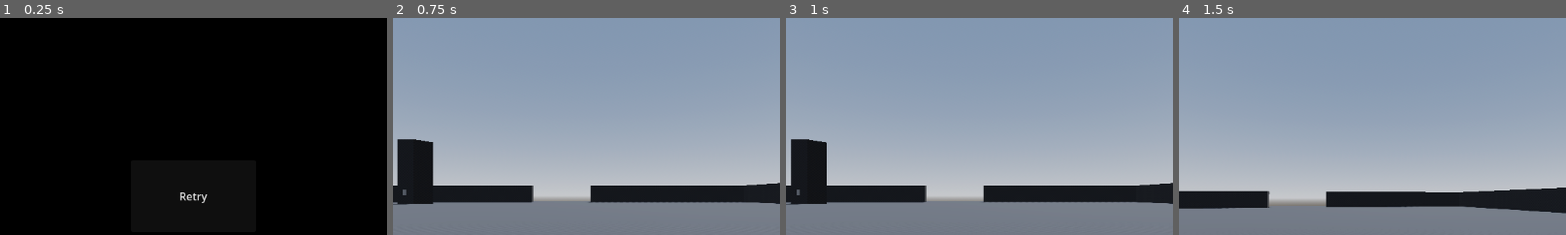
Above: before the commit, frames 1-4 (left to right).
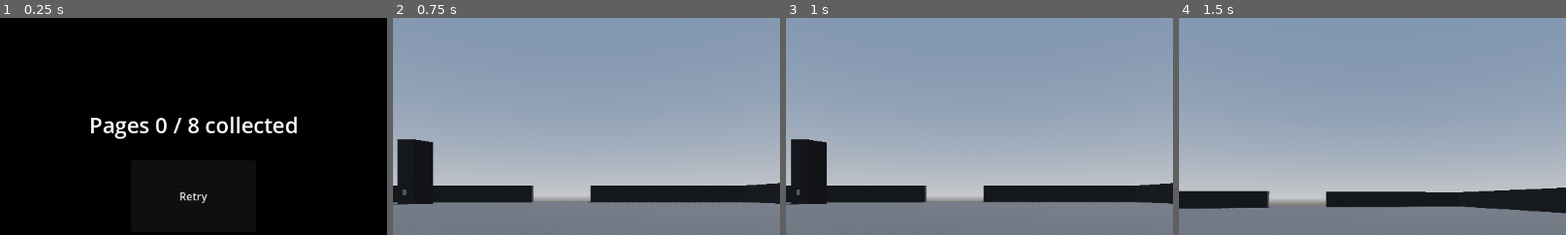
Above: after the commit, the same moments.

Repository: pokemeta/s_stalker
Game: Godot game, scene res://retryscreen.tscn
Two runs of this game, one before a commit and one after it. Both use one fixed random seed, a clock stepped at 60 frames per second and the inputs below. This scene is started directly instead of the project's main scene.
Inputs (mouse positions are % of the whole screen's width and height, from its top left):
- Up to frame 1 (0.25 s): no input
- Up to frame 2 (0.75 s): click "Retry" at 0.5 s
- Up to frame 3 (1 s): no input
- Up to frame 4 (1.5 s): tap Enter (ui_accept) at 1.25 s; move the mouse to (55, 50) at 1.27 s; hold W (up) from 1.28 s (still down); click (55, 50) at 1.35 s
The pictures show only the part of the screen within x 25-75%, y 9-59%; the shares and areas given below are measured in that part.

The runs differ from the first frame. In frame 1, 1.8% of the frame differs, in the area x 23-77%, y 45-56%; in frame 2, nothing differs; in frame 3, nothing differs; in frame 4, nothing differs.

Commit message:
First singleton added, it holds the total pages collected that shows on the death screen if not all were collected

Diff:
--- /dev/null
+++ b/global.gd
@@ -0,0 +1,3 @@
+extends Node
+
+var pages_collected = 0
--- a/playercontroller.gd
+++ b/playercontroller.gd
@@ -94,6 +94,7 @@
 	if not is_caught:
 		health_handle()
 	else:
+		Globals.pages_collected = pages
 		caught_health_handle()
 
 	if Input.is_action_just_pressed("escape"):
--- a/project.godot
+++ b/project.godot
@@ -18,6 +18,7 @@
 [autoload]
 
 CyclopsAutoload="*res://addons/cyclops_level_builder/cyclops_global_scene.tscn"
+Globals="*res://global.gd"
 
 [editor_plugins]
 
--- a/retryscreen.gd
+++ b/retryscreen.gd
@@ -1,4 +1,10 @@
 extends Control
 
+@onready var pagetext = $Pagetext
+
+func _ready():
+	pagetext.text = "Pages " + str(Globals.pages_collected) + " / 8 collected"
+
 func _on_button_pressed():
+	Globals.pages_collected = 0
 	get_tree().change_scene_to_file("res://world_navmeshtest.tscn")
--- a/retryscreen.tscn
+++ b/retryscreen.tscn
@@ -1,6 +1,9 @@
-[gd_scene load_steps=2 format=3 uid="uid://bx4c32rtac6jo"]
+[gd_scene load_steps=3 format=3 uid="uid://bx4c32rtac6jo"]
 
 [ext_resource type="Script" path="res://retryscreen.gd" id="1_nln7f"]
+
+[sub_resource type="LabelSettings" id="LabelSettings_5ufkg"]
+font_size = 32
 
 [node name="Retry_screen" type="Control"]
 layout_mode = 3
@@ -35,4 +38,20 @@
 grow_vertical = 2
 text = "Retry"
 
+[node name="Pagetext" type="Label" parent="."]
+layout_mode = 1
+anchors_preset = 8
+anchor_left = 0.5
+anchor_top = 0.5
+anchor_right = 0.5
+anchor_bottom = 0.5
+offset_left = -155.0
+offset_top = -128.0
+offset_right = 155.0
+offset_bottom = -80.0
+grow_horizontal = 2
+grow_vertical = 2
+text = "Pages 0 / 8 collected"
+label_settings = SubResource("LabelSettings_5ufkg")
+
 [connection signal="pressed" from="Button" to="." method="_on_button_pressed"]
